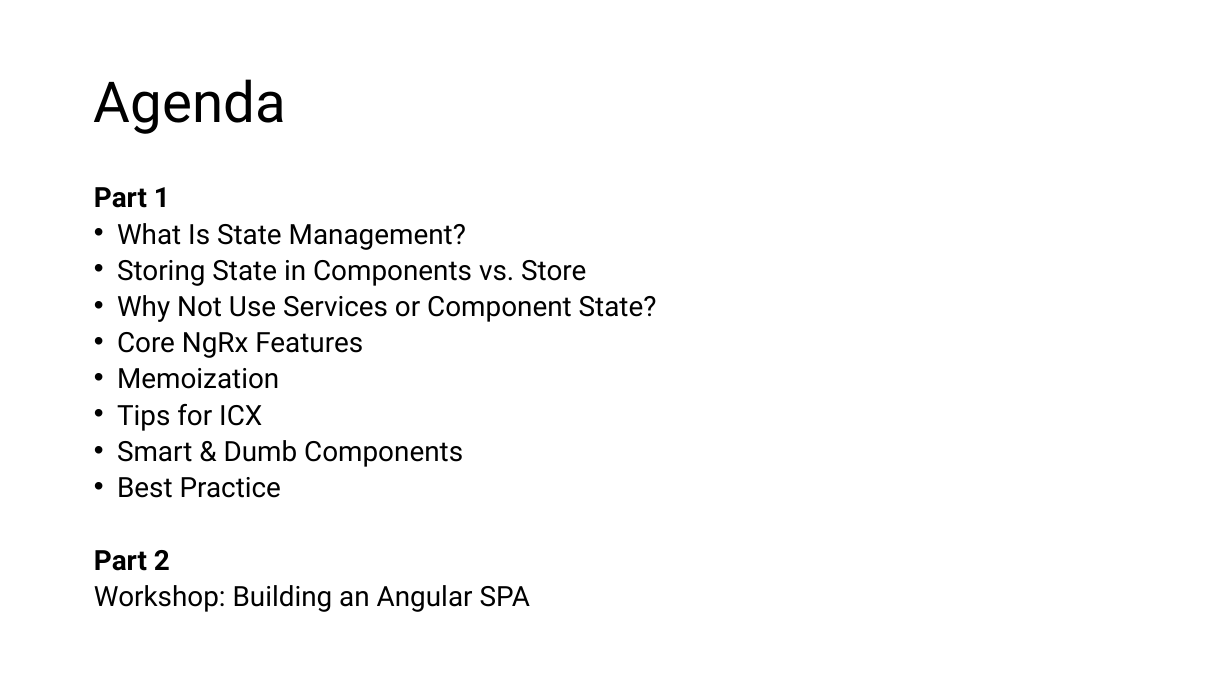
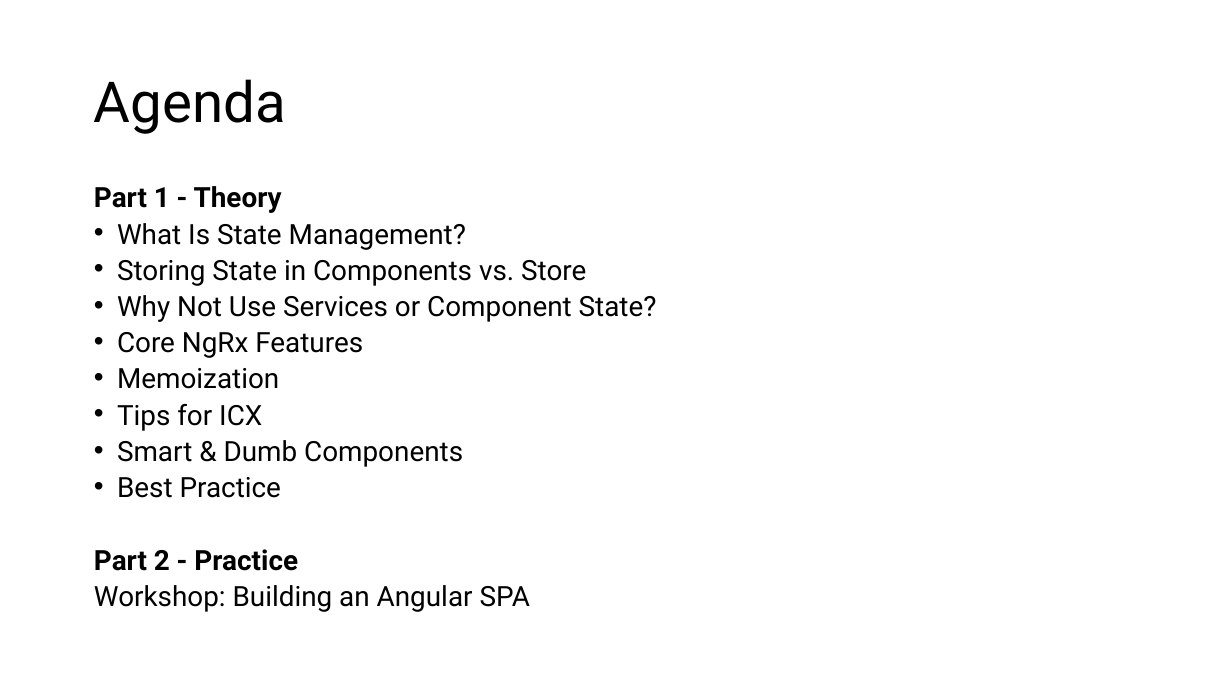
Before and after one commit to egliloris/movie-center-x, a slide deck: slide 2 of NgRx Workshop.pptx. Drawn at 1232x693 pixels with LibreOffice and Linux fonts; fonts in the diff are those of the drawing. Boxes give left, top, right and bottom in pixels: in the first picture for what was removed or moved away, otherwise in the second. Text is boxed around its words. In the diff, an @@ line names an element or a change of style, - is before the commit and + after.

```diff
--- a/NgRx Workshop.pptx
+++ b/NgRx Workshop.pptx
@@ text at bbox=[94, 186, 282, 213]: text changed @@
-Part 1
+Part 1 - Theory
@@ text at bbox=[94, 549, 298, 571]: text changed @@
-Part 2
+Part 2 - Practice
```
Also in this commit, not shown: 7 other slides changed.
